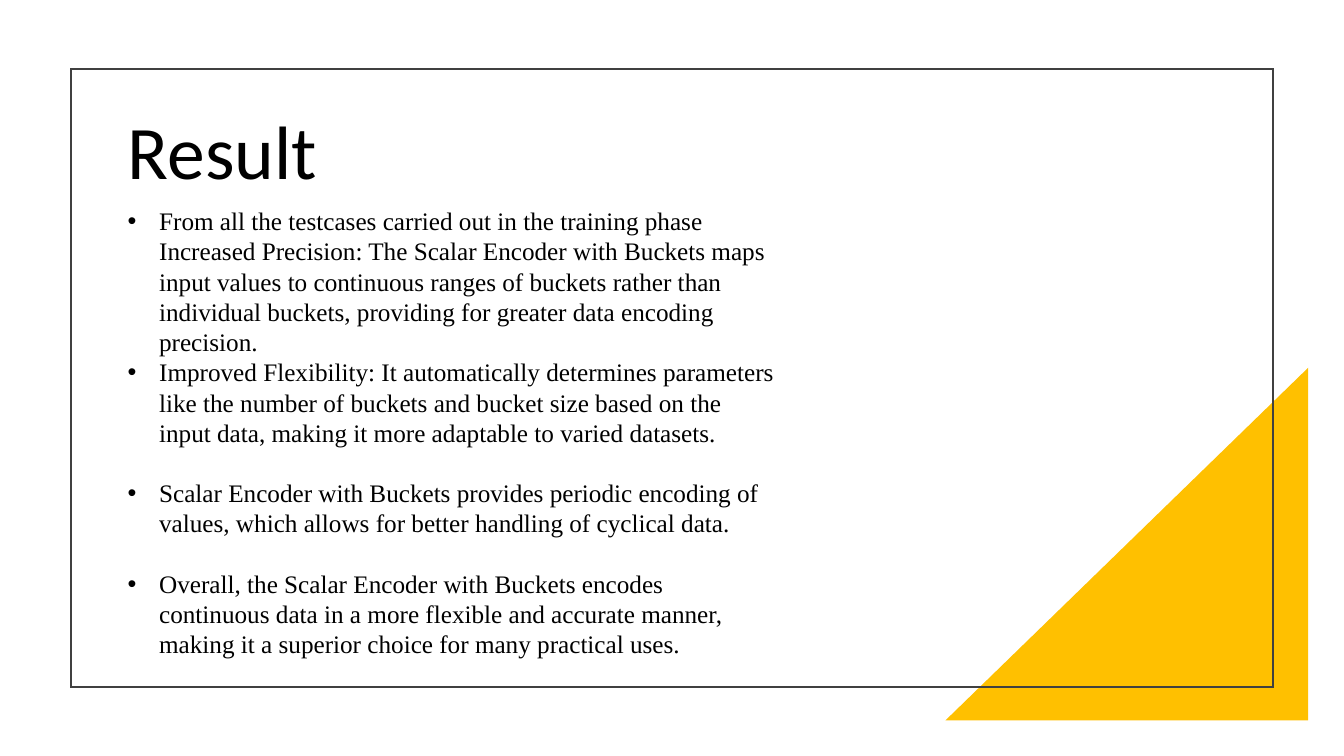
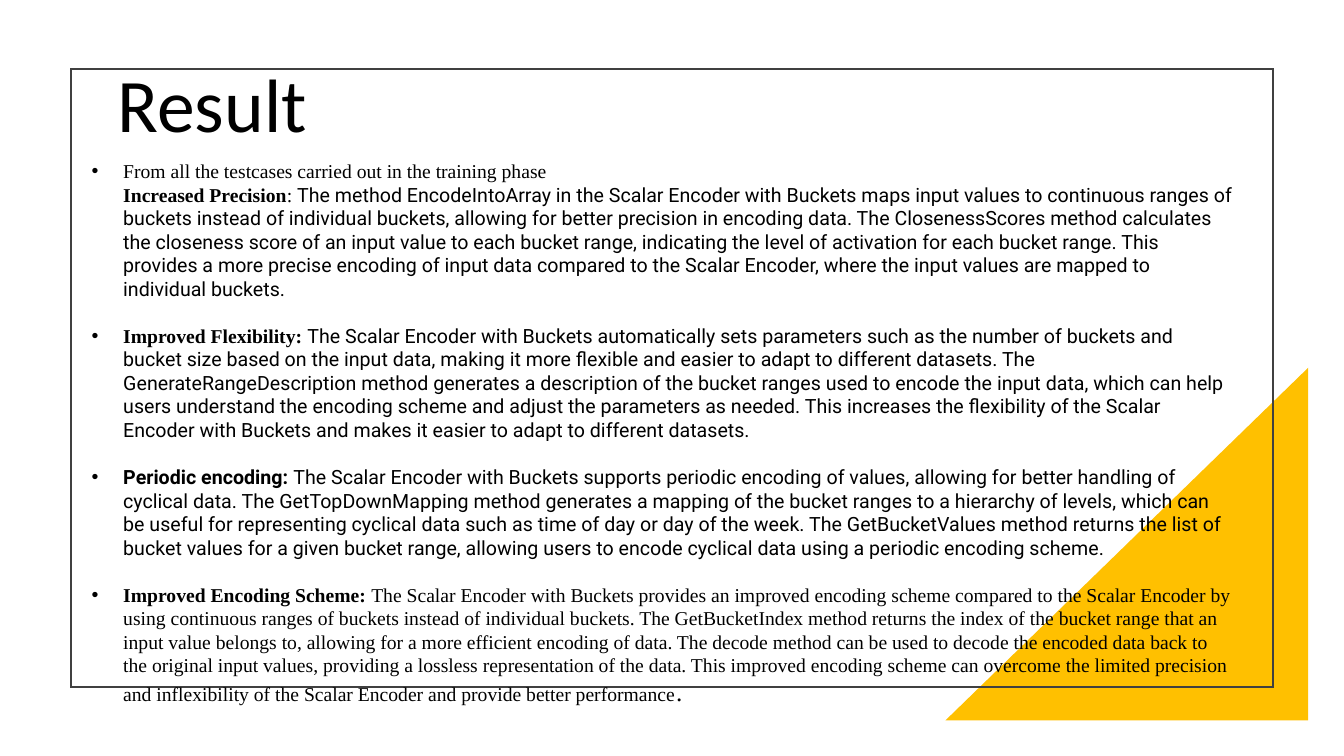
Before and after one commit to sahithkumar1999/neocortexapi, a slide deck: slide 11 of source/NeoCortexApi/Documents/Group Presentation[ScalarEncoder with Buckets].pptx (slide 12 before the commit). Drawn at 1344x756 pixels with LibreOffice and Linux fonts; fonts in the diff are those of the drawing. Boxes give left, top, right and bottom in pixels: in the first picture for what was removed or moved away, otherwise in the second. Text is boxed around its words. In the diff, an @@ line names an element or a change of style, - is before the commit and + after.

```diff
--- a/source/NeoCortexApi/Documents/Group Presentation[ScalarEncoder with Buckets].pptx
+++ b/source/NeoCortexApi/Documents/Group Presentation[ScalarEncoder with Buckets].pptx
@@ title "Result": place and size @@
-title "Result" at (128, 126, 317, 180)
+title "Result" at (118, 79, 307, 133)
@@ text at (123, 164, 1232, 677): text changed; size 18 to 14 pt; font Times New Roman to Roboto @@
-• From all the testcases carried out in the training phase
-  Increased Precision: The Scalar Encoder with Buckets maps input values to continuous ranges of buckets rather than individual buckets, providing for greater data encoding precision.
-• Improved Flexibility: It automatically determines parameters like the number of buckets and bucket size based on the input data, making it more adaptable to varied datasets.
-• Scalar Encoder with Buckets provides periodic encoding of values, which allows for better handling of cyclical data.
-• Overall, the Scalar Encoder with Buckets encodes continuous data in a more flexible and accurate manner, making it a superior choice for many practical uses.
+• From all the testcases carried out in the training phase
+  Increased Precision: The method EncodeIntoArray in the Scalar Encoder with Buckets maps input values to continuous ranges of buckets instead of individual buckets, allowing for better precision in encoding data. The ClosenessScores method calculates the closeness score of an input value to each bucket range, indicating the level of activation for each bucket range. This provides a more precise encoding of input data compared to the Scalar Encoder, where the input values are mapped to individual buckets.
+• Improved Flexibility: The Scalar Encoder with Buckets automatically sets parameters such as the number of buckets and bucket size based on the input data, making it more flexible and easier to adapt to different datasets. The GenerateRangeDescription method generates a description of the bucket ranges used to encode the input data, which can help users understand the encoding scheme and adjust the parameters as needed. This increases the flexibility of the Scalar Encoder with Buckets and makes it easier to adapt to different datasets.
+• Periodic encoding: The Scalar Encoder with Buckets supports periodic encoding of values, allowing for better handling of cyclical data. The GetTopDownMapping method generates a mapping of the bucket ranges to a hierarchy of levels, which can be useful for representing cyclical data such as time of day or day of the week. The GetBucketValues method returns the list of bucket values for a given bucket range, allowing users to encode cyclical data using a periodic encoding scheme.
+• Improved Encoding Scheme: The Scalar Encoder with Buckets provides an improved encoding scheme compared to the Scalar Encoder by using continuous ranges of buckets instead of individual buckets. The GetBucketIndex method returns the index of the bucket range that an input value belongs to, allowing for a more efficient encoding of data. The decode method can be used to decode the encoded data back to the original input values, providing a lossless representation of the data. This improved encoding scheme can overcome the limited precision and inflexibility of the Scalar Encoder and provide better performance.
```
Also in this commit, not shown: 7 other slides changed, 1 slide removed, 2 other files.
